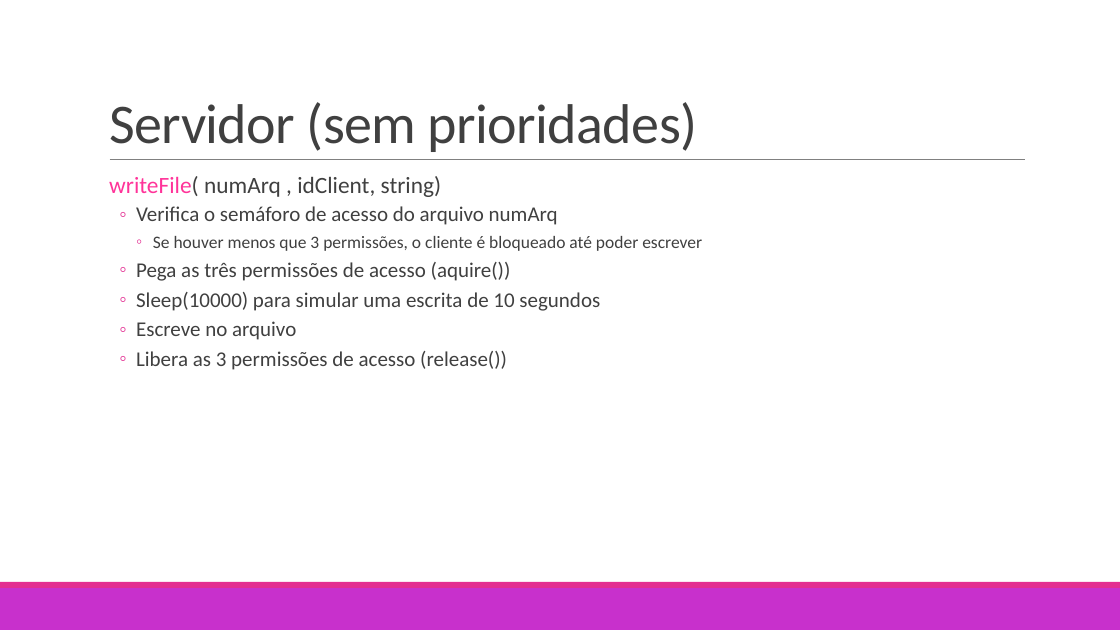
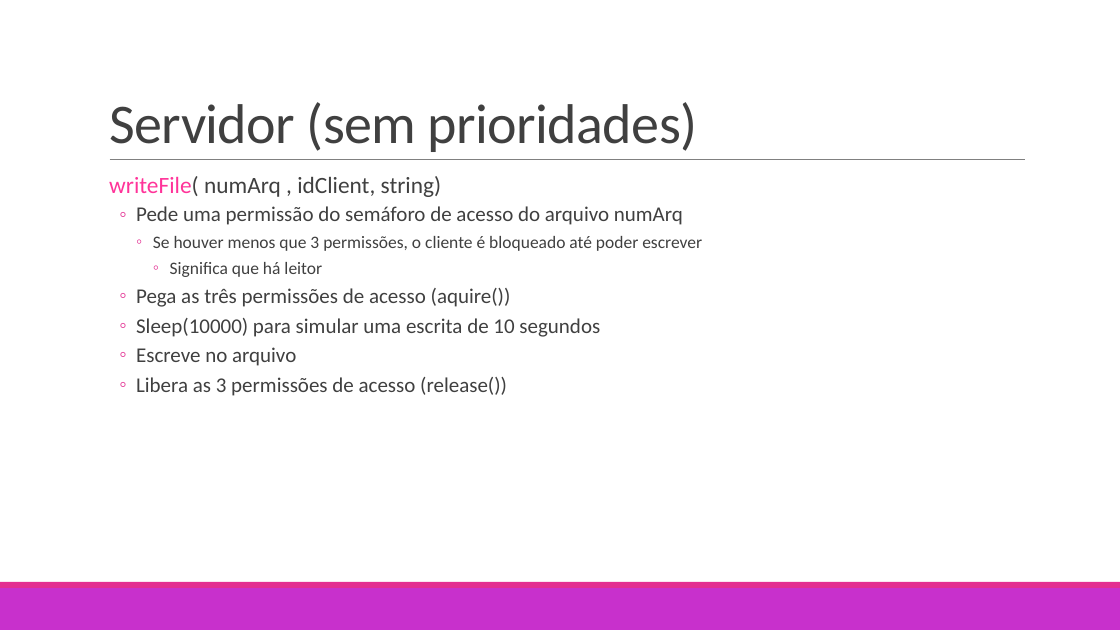
Before and after one commit to ddszb/SD_RMI, a slide deck: slide 5 of RMI.pptx. Drawn at 1120x630 pixels with LibreOffice and Linux fonts; fonts in the diff are those of the drawing. Boxes give left, top, right and bottom in pixels: in the first picture for what was removed or moved away, otherwise in the second. Text is boxed around its words. In the diff, an @@ line names an element or a change of style, - is before the commit and + after.

```diff
--- a/RMI.pptx
+++ b/RMI.pptx
@@ text at <box>136,206,683,225</box>: text changed @@
-  ◦ Verifica o semáforo de acesso do arquivo numArq
+  ◦ Pede uma permissão do semáforo de acesso do arquivo numArq
@@ text at <box>170,262,322,277</box>: paragraph added @@
+      ◦ Significa que há leitor
```
Also in this commit, not shown: 1 other slide changed, 1 other file.
